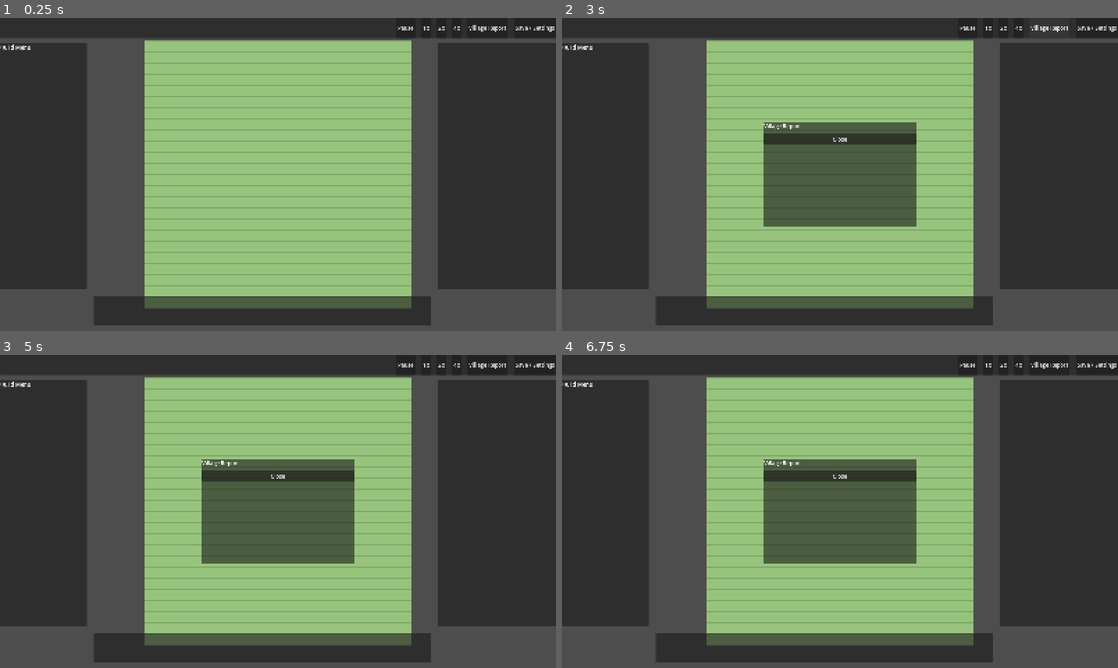
Above: before the commit, frames 1-4 (two rows, left to right).
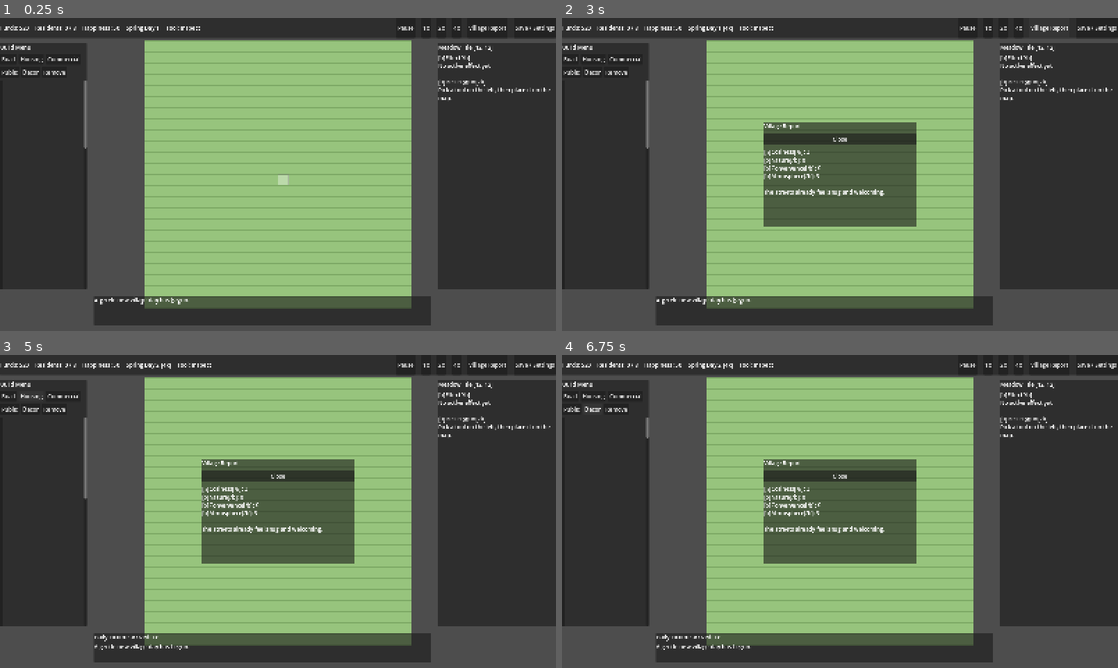
Above: after the commit, the same moments.

Repository: joyshu93/bloomtail_village
Game: Godot game, scene res://scenes/main/Main.tscn
Same seed, same stepped clock (60 frames per second), same inputs: the game is played once before the commit and once after it.
Inputs (mouse positions are in pixels of both pictures, inside the frame that each line leads up to):
- Up to frame 1 (0.25 s): no input
- Up to frame 2 (3 s): click "1x" at 0.5 s; click "2x" at 1.25 s; click "4x" at 2 s; click "Village Report" at 2.75 s
- Up to frame 3 (5 s): click (11, 395) at 3.5 s, where only the run after the commit has a clickable "Road"; click (33, 395) at 4.25 s, where only the run after the commit has a clickable "Housing"
- Up to frame 4 (6.75 s): click (623, 395) at 5 s, where only the run after the commit has a clickable "Commercial"; click (573, 408) at 5.75 s, where only the run after the commit has a clickable "Public"; click (595, 408) at 6.5 s, where only the run after the commit has a clickable "Decor"

The runs differ from the first frame. In frame 1, 1.2% of the frame differs, in the area x 0-99%, y 2-92%; in frame 2, 1.7%; in frame 3, 1.8%, in the area x 0-99%, y 2-95%; in frame 4, 1.6%.
Error before the commit: Parse Error: Cannot find member "A" in base "Key". (res://scripts/game/game.gd:35)

Commit message:
Fix Godot 4.6 compatibility

Diff:
--- a/project.godot
+++ b/project.godot
@@ -1,5 +1,5 @@
 ; Engine configuration file.
-; It's best edited using the editor and not directly,
+; It's best edited using the editor UI and not directly,
 ; since the parameters that go here are not all obvious.
 ;
 ; Format:
@@ -8,11 +8,15 @@
 
 config_version=5
 
+[animation]
+
+compatibility/default_parent_skeleton_in_mesh_instance_3d=true
+
 [application]
 
 config/name="CityGame"
 run/main_scene="res://scenes/main/Main.tscn"
-config/features=PackedStringArray("4.2")
+config/features=PackedStringArray("4.6")
 
 [display]
 
@@ -23,5 +27,4 @@
 
 [rendering]
 
-renderer/rendering_method="forward_plus"
 textures/canvas_textures/default_texture_filter=0
--- a/scripts/data/game_database.gd
+++ b/scripts/data/game_database.gd
@@ -29,7 +29,7 @@
 static func load_placeables() -> Array[PlaceableData]:
 	var results: Array[PlaceableData] = []
 	for path in PLACEABLE_PATHS:
-		var resource := load(path)
+		var resource: Resource = load(path)
 		if resource is PlaceableData:
 			results.append(resource)
 	return results
@@ -37,7 +37,7 @@
 static func load_residents() -> Array[ResidentProfile]:
 	var results: Array[ResidentProfile] = []
 	for path in RESIDENT_PATHS:
-		var resource := load(path)
+		var resource: Resource = load(path)
 		if resource is ResidentProfile:
 			results.append(resource)
 	return results
--- a/scripts/game/game.gd
+++ b/scripts/game/game.gd
@@ -32,13 +32,13 @@
 	if build_manager == null:
 		return
 	var move := Vector2.ZERO
-	if Input.is_key_pressed(Key.A) or Input.is_key_pressed(Key.LEFT):
+	if Input.is_key_pressed(KEY_A) or Input.is_key_pressed(KEY_LEFT):
 		move.x -= 1.0
-	if Input.is_key_pressed(Key.D) or Input.is_key_pressed(Key.RIGHT):
+	if Input.is_key_pressed(KEY_D) or Input.is_key_pressed(KEY_RIGHT):
 		move.x += 1.0
-	if Input.is_key_pressed(Key.W) or Input.is_key_pressed(Key.UP):
+	if Input.is_key_pressed(KEY_W) or Input.is_key_pressed(KEY_UP):
 		move.y -= 1.0
-	if Input.is_key_pressed(Key.S) or Input.is_key_pressed(Key.DOWN):
+	if Input.is_key_pressed(KEY_S) or Input.is_key_pressed(KEY_DOWN):
 		move.y += 1.0
 	if move != Vector2.ZERO:
 		camera.position += move.normalized() * CAMERA_PAN_SPEED * delta
@@ -48,19 +48,19 @@
 func _unhandled_input(event: InputEvent) -> void:
 	if build_manager == null:
 		return
-	if event is InputEventKey and event.pressed and not event.echo and event.keycode == Key.ESCAPE:
+	if event is InputEventKey and event.pressed and not event.echo and event.keycode == KEY_ESCAPE:
 		build_manager.cancel_build_mode()
 		return
-	if event is InputEventMouseButton and event.pressed and event.button_index == MouseButton.WHEEL_UP:
+	if event is InputEventMouseButton and event.pressed and event.button_index == MOUSE_BUTTON_WHEEL_UP:
 		_set_zoom(camera.zoom.x - ZOOM_STEP)
 		return
-	if event is InputEventMouseButton and event.pressed and event.button_index == MouseButton.WHEEL_DOWN:
+	if event is InputEventMouseButton and event.pressed and event.button_index == MOUSE_BUTTON_WHEEL_DOWN:
 		_set_zoom(camera.zoom.x + ZOOM_STEP)
 		return
-	if event is InputEventMouseButton and event.pressed and event.button_index == MouseButton.RIGHT:
+	if event is InputEventMouseButton and event.pressed and event.button_index == MOUSE_BUTTON_RIGHT:
 		build_manager.cancel_build_mode()
 		return
-	if event is InputEventMouseButton and event.pressed and event.button_index == MouseButton.LEFT:
+	if event is InputEventMouseButton and event.pressed and event.button_index == MOUSE_BUTTON_LEFT:
 		var cell := world_to_cell(get_local_mouse_position())
 		if not build_manager.is_in_bounds(cell):
 			return
--- a/scripts/main/main.gd
+++ b/scripts/main/main.gd
@@ -24,7 +24,7 @@
 	game_manager.start_new_game()
 
 func _unhandled_input(event: InputEvent) -> void:
-	if event is InputEventKey and event.pressed and not event.echo and event.keycode == Key.SPACE:
+	if event is InputEventKey and event.pressed and not event.echo and event.keycode == KEY_SPACE:
 		game_manager.toggle_pause()
 
 func _on_day_passed(_day: int) -> void:
--- a/scripts/managers/build_manager.gd
+++ b/scripts/managers/build_manager.gd
@@ -152,7 +152,7 @@
 
 func get_cell_payload(cell: Vector2i) -> Dictionary:
 	if buildings.has(cell):
-		var building := buildings[cell]
+		var building: Dictionary = buildings[cell]
 		var data: PlaceableData = get_definition(building["id"])
 		return {
 			"type": "building",
--- a/scripts/managers/save_manager.gd
+++ b/scripts/managers/save_manager.gd
@@ -43,7 +43,7 @@
 	if file == null:
 		load_completed.emit(false)
 		return false
-	var parsed := JSON.parse_string(file.get_as_text())
+	var parsed: Variant = JSON.parse_string(file.get_as_text())
 	file.close()
 	if typeof(parsed) != TYPE_DICTIONARY:
 		load_completed.emit(false)
Not shown, added: scripts/data/game_database.gd.uid
Not shown, added: scripts/data/placeable_data.gd.uid
Not shown, added: scripts/data/resident_profile.gd.uid
Not shown, added: scripts/game/game.gd.uid
Not shown, added: scripts/game/grid_layer.gd.uid
Not shown, added: scripts/game/placement_cursor.gd.uid
Not shown, added: scripts/game/residents_layer.gd.uid
Not shown, added: scripts/main/main.gd.uid
Not shown, added: scripts/managers/build_manager.gd.uid
Not shown, added: scripts/managers/economy_manager.gd.uid
Not shown, added: scripts/managers/game_manager.gd.uid
Not shown, added: scripts/managers/resident_manager.gd.uid
(and 4 more such lines)
